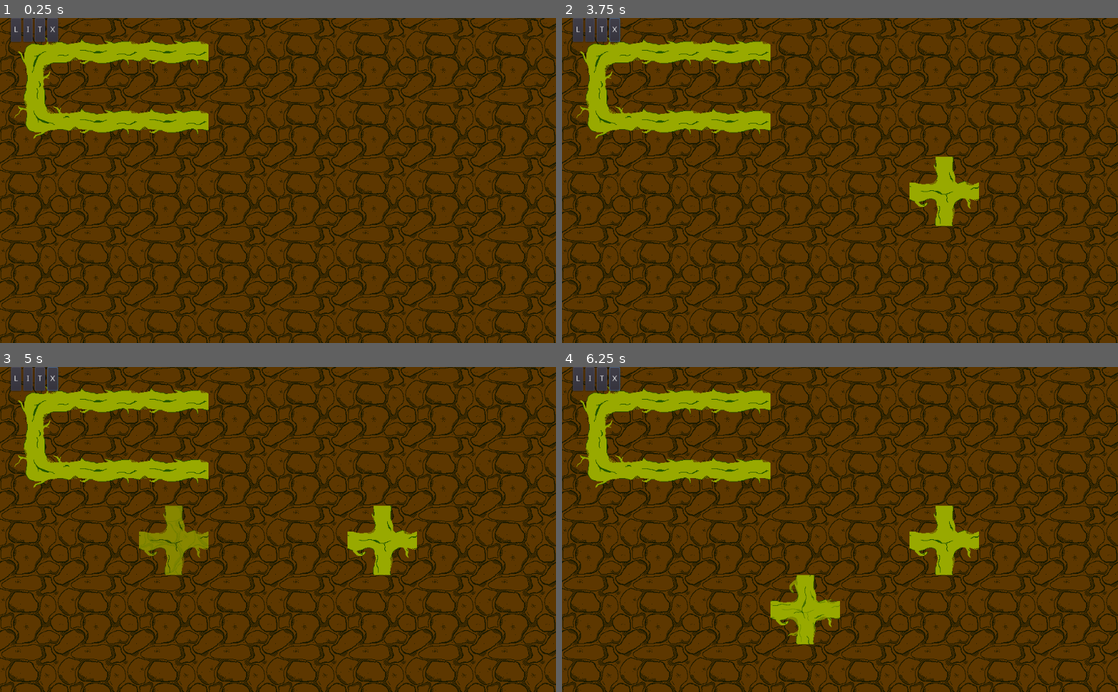
Above: before the commit, frames 1-4 (two rows, left to right).
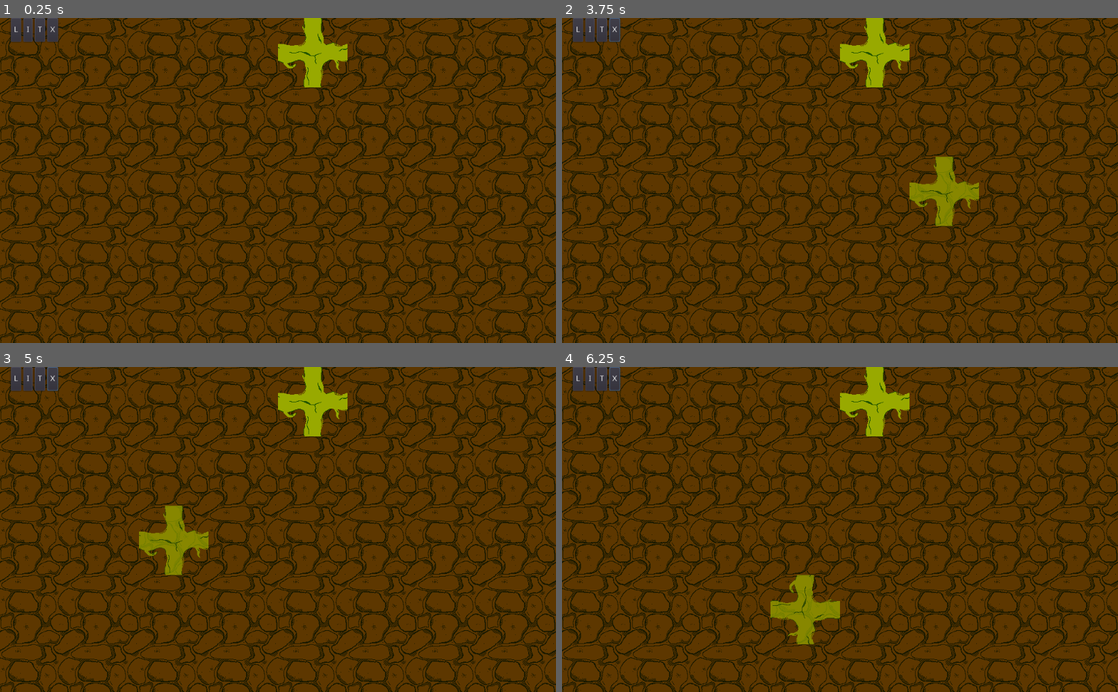
Above: after the commit, the same moments.

Repository: JuhoHeiskanen/fgj2023
Game: Godot game, scene res://RootBuilderScene.tscn
Two runs of this game, one before a commit and one after it. Both use one fixed random seed, a clock stepped at 60 frames per second and the inputs below. This scene is started directly instead of the project's main scene.
Inputs (mouse positions are in pixels of both pictures, inside the frame that each line leads up to):
- Up to frame 1 (0.25 s): no input
- Up to frame 2 (3.75 s): click "L" at 0.5 s; click "I" at 1.25 s; click "T" at 2 s; click "X" at 2.75 s; move the mouse to (962, 164) at 3.52 s; hold D (strafe_right) from 3.53 s (still down); hold Ctrl (crouch) from 3.53 s (still down); click (962, 164) at 3.67 s
- Up to frame 3 (5 s): move the mouse to (166, 545) at 4.27 s; release D (strafe_right) at 4.28 s; release Ctrl (crouch) at 4.28 s; hold S (move_back) from 4.28 s (still down); tap Shift (sprint) at 4.35 s
- Up to frame 4 (6.25 s): move the mouse to (895, 458) at 5.02 s; release S (move_back) at 5.03 s; hold D (strafe_right) 5.03-5.78 s; tap R at 5.1 s; move the mouse to (812, 594) at 5.77 s; hold W (move_forward) from 5.78 s (still down); tap K at 5.85 s; click (812, 594) at 5.92 s

The runs differ from the first frame. In frame 1, 5.7% of the frame differs, in the area x 2-63%, y 0-38%; in frame 2, 6.8%; in frame 3, 6.9%; in frame 4, 8.1%, in the area x 2-75%, y 0-86%.

Commit message:
Root segment placement validation. Pog.

Diff:
--- a/MouseInputController.gd
+++ b/MouseInputController.gd
@@ -80,16 +80,65 @@
 	if cell != -1:
 		return
 
-	# This should give us 4 of the surrounding cells: above, right, under, left
-	var surrounding_cells = []
+	# This should go through the 4 surrounding cells: above, right, under, left
+	var valid = false
+	#var surrounding_cells = []
+	var newtile_bitmask = get_rotated_tile_bitmap(int(active_tile / Globals.TILE_INDEX_OFFSET), tile_rotation)
+
+	print("New tile bitmask: ", newtile_bitmask)
+
+	# Check cells to right and left
 	for x in [-1, 1]:
-		for y in [-1, 1]:
-			var c = tilemap.get_cell(tile_pos.x + x, tile_pos.y + y)
-			surrounding_cells.append(c)
+		var c = tilemap.get_cell(tile_pos.x + x, tile_pos.y)
+		if c == -1:
+			continue
 
-	tilemap.set_cellv(tile_pos, active_tile + tile_rotation)
+		var r = c % 4
+
+		var target_bitmask = get_rotated_tile_bitmap(int(c / Globals.TILE_INDEX_OFFSET), r)
+		print("X offset: ", x, ", Target bitmask: ", target_bitmask)
+
+		# Check connection to the RIGHT
+		if x > 0 && (newtile_bitmask & Globals.FLAG_EAST) != 0 && (target_bitmask & Globals.FLAG_WEST) != 0:
+			print("Valid connection to the RIGHT")
+			valid = true
+			break
+		# Check connection to the left
+		elif x < 0 && (newtile_bitmask & Globals.FLAG_WEST) != 0 && (target_bitmask & Globals.FLAG_EAST) != 0:
+			valid = true
+			print("Valid connection to the LEFT")
+			break
+
+	# Check cells above and below
+	for y in [-1, 1]:
+		var c = tilemap.get_cell(tile_pos.x, tile_pos.y + y)
+		if c == -1:
+			continue
+
+		var r = c % 4
+
+		var target_bitmask = get_rotated_tile_bitmap(int(c / Globals.TILE_INDEX_OFFSET), r)
+		print("Y offset: ", y, ", Target bitmask: ", target_bitmask)
+
+		# Check connection above
+		if y < 0 && (newtile_bitmask & Globals.FLAG_NORTH) != 0 && (target_bitmask & Globals.FLAG_SOUTH) != 0:
+			print("Valid connection to the UP")
+			valid = true
+			break
+		# Check connection below
+		elif y > 0 && (newtile_bitmask & Globals.FLAG_SOUTH) != 0 && (target_bitmask & Globals.FLAG_NORTH) != 0:
+			print("Valid connection to the DOWN")
+			valid = true
+			break
+
+	if valid:
+		tilemap.set_cellv(tile_pos, active_tile + tile_rotation)
 
 
+func get_rotated_tile_bitmap(tile: int, rot: int):
+	var base_bitmask = [Globals.BITMASK_I, Globals.BITMASK_L, Globals.BITMASK_T, Globals.BITMASK_X][tile]
+	var rotated_bitmask = ((base_bitmask << rot) | (base_bitmask >> (4 - rot))) & 0b1111
+	return rotated_bitmask
 
 func rotate_tile():
 	tile_rotation = (tile_rotation + 1)  % (ROTATION.ROT_270 + 1)
--- a/RootBuilderScene.tscn
+++ b/RootBuilderScene.tscn
@@ -45,7 +45,7 @@
 cell_y_sort = true
 centered_textures = true
 format = 1
-tile_data = PoolIntArray( 0, 7, 0, 1, 2, 0, 2, 2, 0, 65536, 6, 0, 65537, 2, 0, 65538, 2, 0 )
+tile_data = PoolIntArray( 4, 12, 0 )
 script = ExtResource( 3 )
 
 [node name="Birb" type="AnimatedSprite" parent="LevelContainer"]
--- a/Scripts/TileMapController.gd
+++ /dev/null
@@ -1,65 +0,0 @@
-extends TileMap
-
-const initial_tiles_x = 10
-const initial_tiles_y = 40
-
-# Called when the node enters the scene tree for the first time.
-func _ready():
-	pass
-	# print("Initializing Tilemap")
-	# for x in range(0, initial_tiles_x):
-	# 	for y in range(0, initial_tiles_y):
-	# 		self.set_cellv(Vector2(x,y), 0)
-
-
-func _input(event: InputEvent):
-	if event is InputEventKey and event.pressed and event.scancode == KEY_SPACE:
-		var data = serialize_tilemap()
-
-
-		var root = get_tree().get_root()
-		var current_scene = root.get_child(root.get_child_count() - 1)
-		current_scene.queue_free()
-
-		var scene = load("res://MainScene3D.tscn")
-		var instance = scene.instance();
-		print("Loaded scene: ", instance)
-
-		instance.get_node("RoomsGenerator").tiles = data
-
-		root.add_child(instance)
-		get_tree().set_current_scene(instance)
-
-
-const FLAG_NORTH = 1
-const FLAG_EAST = 2
-const FLAG_SOUTH = 4
-const FLAG_WEST = 8
-
-const BITMASK_I = FLAG_WEST | FLAG_EAST
-const BITMASK_L = FLAG_WEST | FLAG_SOUTH
-const BITMASK_T = FLAG_WEST | FLAG_EAST | FLAG_SOUTH
-const BITMASK_X = FLAG_WEST | FLAG_EAST | FLAG_SOUTH | FLAG_NORTH
-
-func serialize_tilemap():
-	var cellRect = get_used_rect()
-	var start: Vector2 = cellRect.position
-	var end: Vector2 = cellRect.end
-
-	var output = []
-
-	for y in range(start.y, end.y):
-		var row = []
-		for x in range(start.x, end.x):
-			var cell = get_cell(x, y)
-			var cell_type = int(cell / 4) if cell != -1 else 0
-			var rotation = cell % 4 if cell != -1 else 0
-			var initial_bitmask = [BITMASK_I, BITMASK_L, BITMASK_T, BITMASK_X][cell_type]
-
-			var bitmask = ((initial_bitmask << rotation) | (initial_bitmask >> (4 - rotation))) & 0b1111
-			var data = [1 , bitmask]
-			row.append(data)
-		output.append(row)
-
-	print(output)
-	return output
